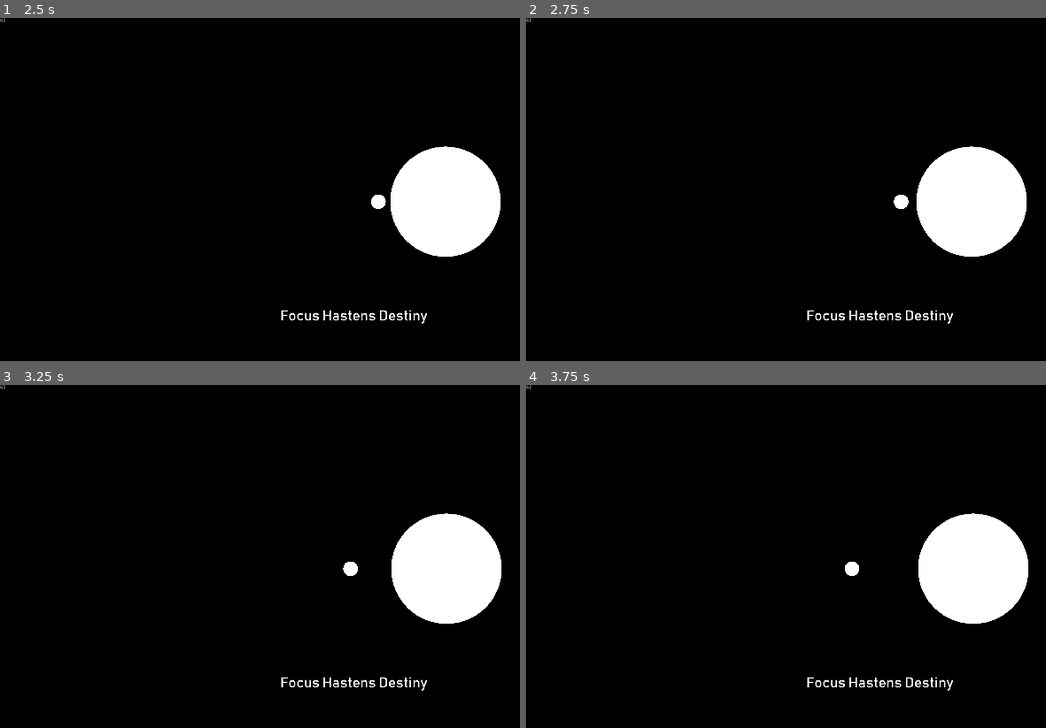
Above: before the commit, frames 1-4 (two rows, left to right).
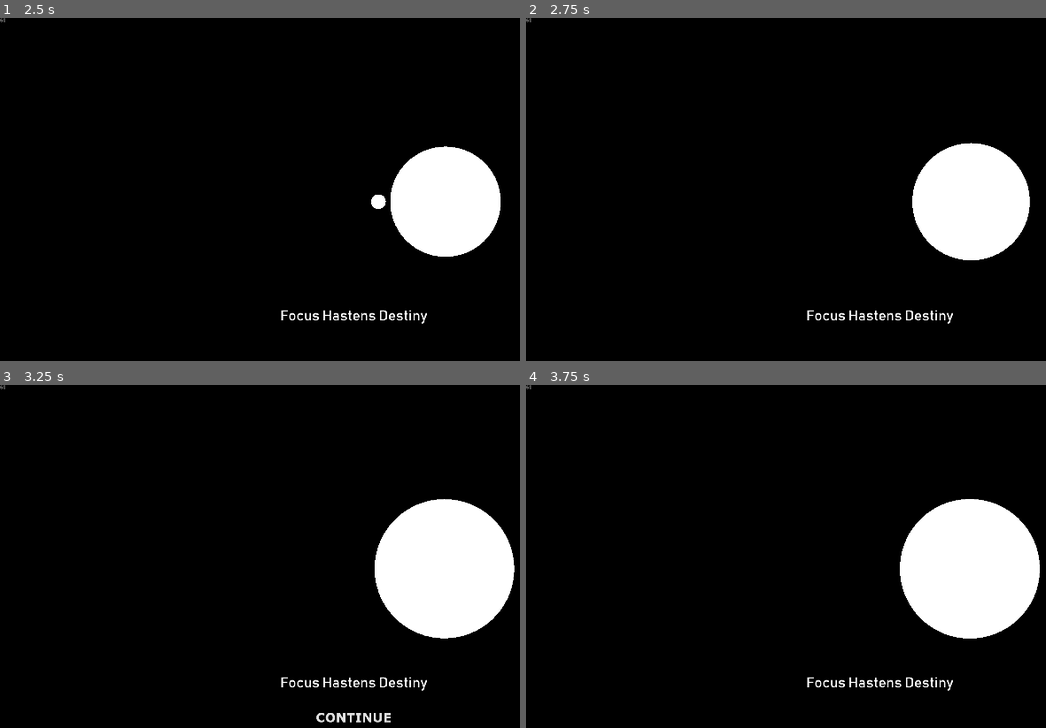
Above: after the commit, the same moments.

Repository: Dark-Gran/Spirit-Circles
Game: Godot game, scene res://src/Main.tscn
Same seed, same stepped clock (60 frames per second), same inputs: the game is played once before the commit and once after it.
Inputs (mouse positions are in pixels of both pictures, inside the frame that each line leads up to):
- Up to frame 1 (2.5 s): move the mouse to (509, 196) at 0.52 s; hold Right (ui_right) 0.53-1.28 s; tap Space (ui_select) at 0.77, 1.52 s; move the mouse to (213, 237) at 1.27 s; hold Left (ui_left) 1.28-2.03 s; move the mouse to (426, 127) at 2.02 s; hold Right (ui_right) from 2.03 s (still down)
- Up to frame 2 (2.75 s): keep holding Right (ui_right)
- Up to frame 3 (3.25 s): keep holding Right (ui_right); move the mouse to (317, 662) at 2.77 s; tap Space (ui_select) at 3.02 s
- Up to frame 4 (3.75 s): release Right (ui_right) at 3.5 s; click (879, 717) at 3.5 s, where only the run after the commit has a clickable "CONTINUE"

Frame 1 is identical in both runs. In frame 2, 0.8% of the frame differs, in the area x 70-97%, y 36-71%; in frame 3, 3.6%, in the area x 60-99%, y 33-99%; in frame 4, 3.4%.

Commit message:
circle-merge base + level-end

Diff:
--- a/src/world/Circle.gd
+++ b/src/world/Circle.gd
@@ -34,6 +34,7 @@
 var world # World -> Level -> Circles -> Circle
 
 var merging_away = false
+var grow_buffer = 0
 
 func _ready():
 	ray_point_a = position
@@ -48,6 +49,23 @@
 	refresh()
 
 func _physics_process(delta):
+	# Resize
+	if merging_away || grow_buffer > 0:
+		var grow_speed = world.get_grow_speed() * delta
+		if merging_away:
+			if size-grow_speed > min_size:
+				size -= grow_speed
+				refresh()
+			else:
+				queue_free()
+		elif grow_buffer > 0:
+			if grow_buffer-grow_speed > 0:
+				size += grow_speed
+				grow_buffer -= grow_speed
+			else:
+				size += grow_buffer
+				grow_buffer = 0
+			refresh()
 	# Move
 	position += velocity*delta
 	# RayCast
@@ -79,7 +97,24 @@
 			ray_point_b = null
 
 func _on_Circle_area_entered(area): # Collided
-	var collision_normal = (position-area.position).normalized()
+	if area.is_in_group("circles"):
+		if !area.merging_away:
+			var humbled = area.size > size
+			# Merge
+			if humbled:
+				area.mergeIn(self)
+			else:
+				mergeIn(area)
+	else:
+		bounce(area)
+
+func mergeIn(circle):
+	grow_buffer += circle.size+circle.grow_buffer
+	circle.grow_buffer = 0
+	circle.merging_away = true
+
+func bounce(collider):
+	var collision_normal = (position-collider.position).normalized()
 	if collision_normal.dot(velocity) < 0:
 		velocity = velocity.bounce(collision_normal)
 		angle = rad2deg(velocity.angle())
--- a/src/world/Circle.tscn
+++ b/src/world/Circle.tscn
@@ -8,7 +8,9 @@
 
 [sub_resource type="CircleShape2D" id=2]
 
-[node name="Circle" type="Area2D"]
+[node name="Circle" type="Area2D" groups=[
+"circles",
+]]
 script = ExtResource( 1 )
 
 [node name="MeshInstance2D" type="MeshInstance2D" parent="."]
--- a/src/world/World.gd
+++ b/src/world/World.gd
@@ -19,6 +19,7 @@
 # Level Loading
 
 func _ready():
+	enable_continue(false)
 	level_id = 1
 	move_to_level(level_id)
 
@@ -66,7 +67,7 @@
 	$GUI/LevelName.hide()
 	$GUI/LevelName/Timer.stop()
 	hideLevelName = false
-	#enable_continue(false)
+	enable_continue(false)
 
 func reset_LevelName():
 	if get_node_or_null("Level") != null:
@@ -77,6 +78,17 @@
 
 func _on_LevelNameTimer_timeout():
 	hideLevelName = true
+
+func enable_continue(enable): # on Level-End
+	$GUI/Continue.disabled = !enable
+	if (enable):
+		$GUI/Continue.show()
+	else:
+		$GUI/Continue.hide()
+
+func _on_Continue_button_up():
+	enable_continue(false)
+	switch_level(true)
 
 # World Steps
 
@@ -104,7 +116,6 @@
 			reload_level()
 		elif InputMap.event_is_action(event, "ui_fps"):
 			$DebugGUI/FPS.visible = !$DebugGUI/FPS.visible
-			pass
 
 func _process(delta):
 	# LevelName
@@ -113,6 +124,10 @@
 		if $GUI/LevelName.modulate.a <= 0:
 			$GUI/LevelName.hide()
 			hideLevelName = false
+	# Check Level-End
+	if !won && victory_check():
+		won = true
+		enable_continue(true)
 
 func _physics_process(delta):
 	if get_node_or_null("Level") != null:
--- a/src/world/World.tscn
+++ b/src/world/World.tscn
@@ -1,8 +1,13 @@
-[gd_scene load_steps=5 format=2]
+[gd_scene load_steps=7 format=2]
 
 [ext_resource path="res://src/world/World.gd" type="Script" id=1]
 [ext_resource path="res://src/DebugGUI.tscn" type="PackedScene" id=2]
 [ext_resource path="res://assets/BAHNSCHRIFT.TTF" type="DynamicFontData" id=3]
+[ext_resource path="res://assets/verdanab.ttf" type="DynamicFontData" id=4]
+
+[sub_resource type="DynamicFont" id=2]
+size = 34
+font_data = ExtResource( 4 )
 
 [sub_resource type="DynamicFont" id=1]
 size = 40
@@ -16,6 +21,21 @@
 [node name="GUI" type="Control" parent="."]
 margin_right = 40.0
 margin_bottom = 40.0
+__meta__ = {
+"_edit_use_anchors_": false
+}
+
+[node name="Continue" type="Button" parent="GUI"]
+margin_left = 850.0
+margin_top = 880.0
+margin_right = 1070.0
+margin_bottom = 930.0
+focus_mode = 0
+custom_fonts/font = SubResource( 2 )
+disabled = true
+enabled_focus_mode = 0
+text = "CONTINUE"
+flat = true
 __meta__ = {
 "_edit_use_anchors_": false
 }
@@ -36,4 +56,5 @@
 one_shot = true
 autostart = true
 
+[connection signal="button_up" from="GUI/Continue" to="." method="_on_Continue_button_up"]
 [connection signal="timeout" from="GUI/LevelName/Timer" to="." method="_on_LevelNameTimer_timeout"]
